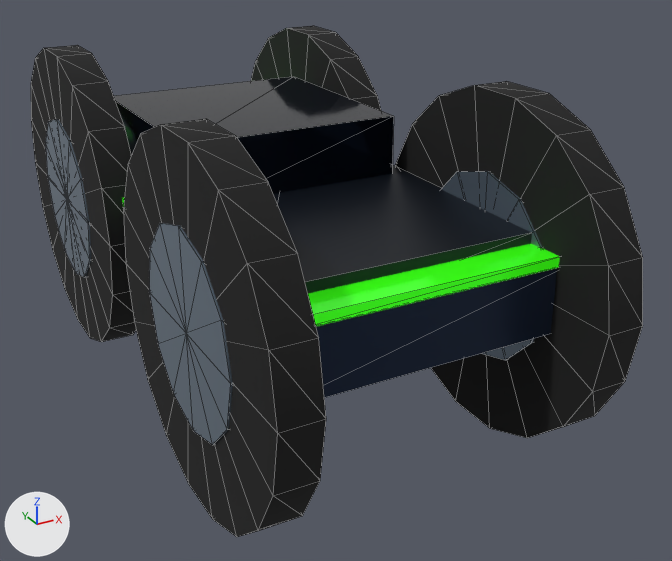
Renders of the glTF model public/bundle/import/tc_run.glb from each side of a commit.
Before and after are seen from a 50 mm lens placed at (-2.3, -5.02, 2.34), pointed at (0.28, -0.31, -0.01). The axes (+X, +Y, +Z) are drawn at lower left. The lights are the same throughout. The picture after the commit comes second. Mesh edges are drawn as thin lines. Where no turn or scale is listed for an object, it has been applied to the vertices. Vertices at exactly the same position are counted once.
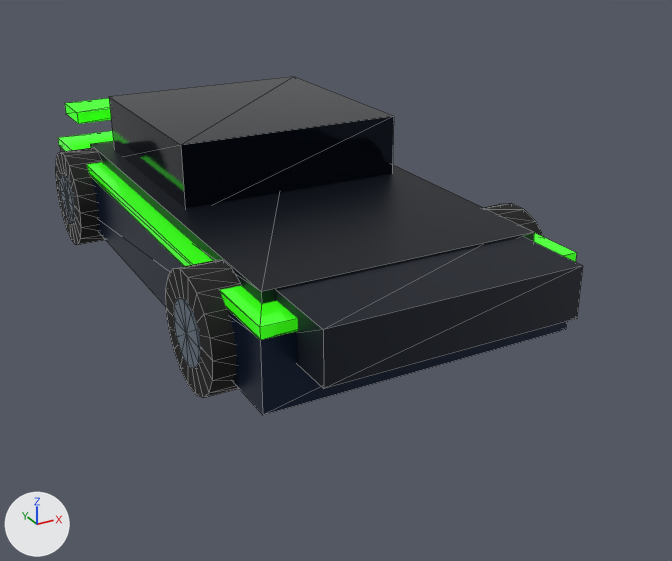
Edits to the bpy script that builds the scene:
```text
Change mat_material_3:
    mat_material_3.base_color: (0.0409, 1.0, 0.007) -> (0.013, 0.0176, 0.0296)  # green #39ff14 -> dark blue #1e2430
    remove mat_material_3.emission_color = (0.0409, 1.0, 0.007)  # green #39ff14
    remove mat_material_3.emission_strength = 0.4
Change mat_material_4:
    mat_material_4.base_color: (0.007, 0.007, 0.007) -> (0.0409, 1.0, 0.007)  # black #141414 -> green #39ff14
    add mat_material_4.emission_strength = 0.4
Change mat_material_5:
    mat_material_5.base_color: (0.246, 0.319, 0.402) -> (0.0409, 1.0, 0.007)  # greyish blue #8899aa -> green #39ff14
    add mat_material_5.emission_strength = 0.4
Change me_mesh_3:
    remove me_mesh_3.from_pydata(...)  # 8 vertices, 12 faces; spans x -0.88..0.88, y -1.76..1.76, z -0.03..0.03
    add me_mesh_3.from_pydata(...)  # 8 vertices, 12 faces; spans x -0.7..0.7, y -0.28..0.28, z -0.14..0.14
    me_mesh_3 part 1: the whole mesh is scaled about its middle by (0.795, 0.156, 4.67)
Change me_mesh_4:
    used by ob_mesh_4; parent = ob_tc_runner; location = (-0.88, -1.15, 0.3); rotation_euler = (0.0, -1.571, 0.0), in degrees (0, -90, 0)
    remove me_mesh_4.from_pydata(...)  # 40 vertices, 72 faces; spans x -0.98..0.98, y -1.0..1.0, z -0.11..0.11
    add me_mesh_4.from_pydata(...)  # 8 vertices, 12 faces; spans x -0.75..0.75, y -0.17..0.17, z -0.04..0.04
    me_mesh_4 part 2: the whole mesh is rebuilt
Change me_mesh_5:
    used by ob_mesh_5; parent = ob_tc_runner; location = (-0.88, -1.15, 0.3); rotation_euler = (0.0, -1.571, 0.0), in degrees (0, -90, 0)
    remove me_mesh_5.from_pydata(...)  # 28 vertices, 48 faces; spans x -0.55..0.55, y -0.55..0.55, z -0.12..0.12
    add me_mesh_5.from_pydata(...)  # 8 vertices, 12 faces; spans x -0.88..0.88, y -1.76..1.76, z -0.03..0.03
    me_mesh_5 part 3: 28 vertices removed from x -0.55..0.55, y -0.55..0.55, z -0.12..0.12
    me_mesh_5 part 4: 8 vertices added at x -0.88..0.88, y -1.76..1.76, z -0.03..0.03, forming a box
Change me_mesh_6:
    remove me_mesh_6.from_pydata(...)  # 40 vertices, 72 faces; spans x -0.11..0.11, y -1.0..1.0, z -0.98..0.98
    add me_mesh_6.from_pydata(...)  # 40 vertices, 72 faces; spans x -0.11..0.11, y -0.32..0.32, z -0.32..0.32
    me_mesh_6 part 5: the whole mesh is scaled about its middle by (1, 0.32, 0.32)
Change me_mesh_7:
    remove me_mesh_7.from_pydata(...)  # 28 vertices, 48 faces; spans x -0.12..0.12, y -0.55..0.55, z -0.55..0.55
    add me_mesh_7.from_pydata(...)  # 28 vertices, 48 faces; spans x -0.12..0.12, y -0.176..0.176, z -0.176..0.176
    me_mesh_7 part 6: the whole mesh is scaled about its middle by (1, 0.32, 0.32)
Change me_mesh_8:
    remove me_mesh_8.from_pydata(...)  # 40 vertices, 72 faces; spans x -0.11..0.11, y -1.0..1.0, z -0.98..0.98
    add me_mesh_8.from_pydata(...)  # 40 vertices, 72 faces; spans x -0.11..0.11, y -0.32..0.32, z -0.32..0.32
    me_mesh_8 part 7: the whole mesh is scaled about its middle by (1, 0.32, 0.32)
Change me_mesh_9:
    remove me_mesh_9.from_pydata(...)  # 28 vertices, 48 faces; spans x -0.12..0.12, y -0.55..0.55, z -0.55..0.55
    add me_mesh_9.from_pydata(...)  # 28 vertices, 48 faces; spans x -0.12..0.12, y -0.176..0.176, z -0.176..0.176
    me_mesh_9 part 8: the whole mesh is scaled about its middle by (1, 0.32, 0.32)
Change me_mesh_10:
    remove me_mesh_10.from_pydata(...)  # 40 vertices, 72 faces; spans x -0.11..0.11, y -1.0..1.0, z -0.98..0.98
    add me_mesh_10.from_pydata(...)  # 40 vertices, 72 faces; spans x -0.11..0.11, y -0.32..0.32, z -0.32..0.32
    me_mesh_10 part 9: the whole mesh is scaled about its middle by (1, 0.32, 0.32)
Change ob_mesh_3:
    ob_mesh_3.location: (0.0, 0.0, 0.54) -> (0.0, -1.72, 0.48)
Change ob_mesh_4:
    ob_mesh_4.rotation_euler: (0.0, -1.571, 0.0) -> (0.0, 0.0, 0.0)  # degrees (0, -90, 0) -> degrees (0, 0, 0)
    ob_mesh_4.location: (-0.88, -1.15, 0.3) -> (0.0, 1.82, 0.72)
Change ob_mesh_5:
    ob_mesh_5.rotation_euler: (0.0, -1.571, 0.0) -> (0.0, 0.0, 0.0)  # degrees (0, -90, 0) -> degrees (0, 0, 0)
    ob_mesh_5.location: (-0.88, -1.15, 0.3) -> (0.0, 0.0, 0.54)
Change ob_mesh_6:
    ob_mesh_6.location: (0.88, -1.15, 0.3) -> (-0.88, -1.15, 0.3)
Change ob_mesh_7:
    ob_mesh_7.location: (0.88, -1.15, 0.3) -> (-0.88, -1.15, 0.3)
Change ob_mesh_8:
    ob_mesh_8.location: (-0.88, 1.15, 0.3) -> (0.88, -1.15, 0.3)
Change ob_mesh_9:
    ob_mesh_9.location: (-0.88, 1.15, 0.3) -> (0.88, -1.15, 0.3)
Change ob_mesh_10:
    ob_mesh_10.location: (0.88, 1.15, 0.3) -> (-0.88, 1.15, 0.3)
```

Boxes (x1, y1, x2, y2) around the edits, measured in the pictures (672 x 561 px):
'Mesh_6', moved, rescaled: before (395, 81, 643, 438); after (165, 261, 241, 398)
'Mesh_4', recoloured, surface changed, reshaped, moved, turned: before (123, 119, 326, 537); after (65, 98, 111, 124)
'Mesh_3', recoloured, surface changed, moved, rescaled: before (122, 198, 560, 326); after (276, 237, 583, 389)
'Mesh_8', moved, rescaled: before (31, 45, 136, 342); after (484, 203, 544, 237)
'Mesh_5', recoloured, surface changed, reshaped, moved, turned: before (149, 223, 233, 445); after (58, 131, 576, 340)
'Mesh_10', moved, rescaled: before (251, 26, 381, 111); after (55, 148, 105, 245)
'Mesh_7', moved, rescaled: before (442, 171, 542, 360); after (174, 298, 201, 369)
'Mesh_9', moved, rescaled (not visible afterwards): before (45, 119, 91, 277)
part 3 of me_mesh_5, deleted: before (149, 223, 233, 445)
part 4 of me_mesh_5, added: after (58, 131, 576, 340)
